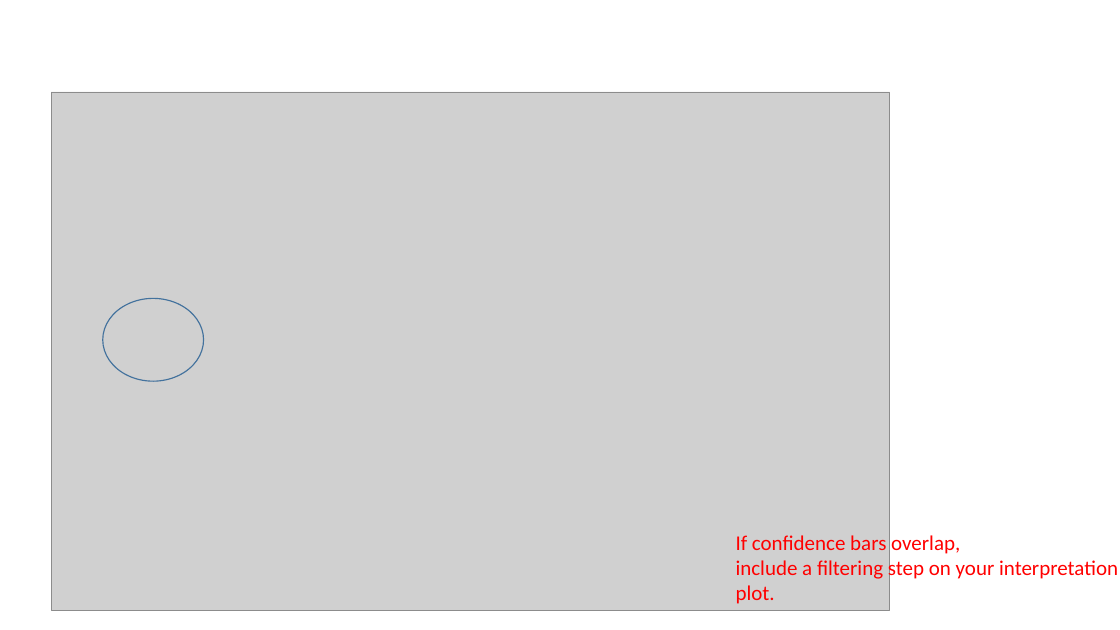
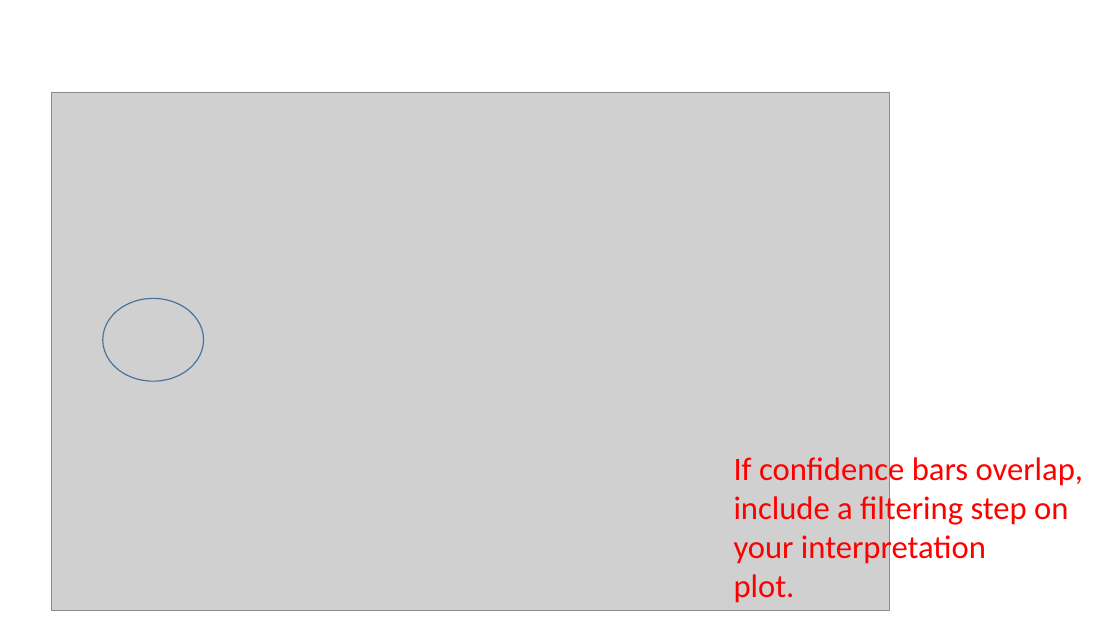
Before and after one commit to jenniferhay/jenniferhay.github.io, a slide deck: slide 23 of pcapresentation.pptx. Drawn at 1120x630 pixels with LibreOffice and Linux fonts; fonts in the diff are those of the drawing; grey boxes stand for pictures. Boxes give left, top, right and bottom in pixels: in the first picture for what was removed or moved away, otherwise in the second. Text is boxed around its words. In the diff, an @@ line names an element or a change of style, - is before the commit and + after.

```diff
--- a/pcapresentation.pptx
+++ b/pcapresentation.pptx
@@ text "If confidence bars overlap," moved from (x1=736, y1=535, x2=1118, y2=604) to (x1=734, y1=453, x2=1083, y2=603) @@
@@ text at (x1=734, y1=453, x2=1083, y2=603): size 18 to 28 pt in "If confidence bars overlap,", "plot." @@
@@ text at (x1=734, y1=492, x2=1068, y2=567): text changed; size 18 to 28 pt @@
-include a filtering step on your interpretation
+include a filtering step on
+your interpretation
```
Also in this commit, not shown: 10 other slides changed, 1 slide added, 1 slide removed, 3 other files.
